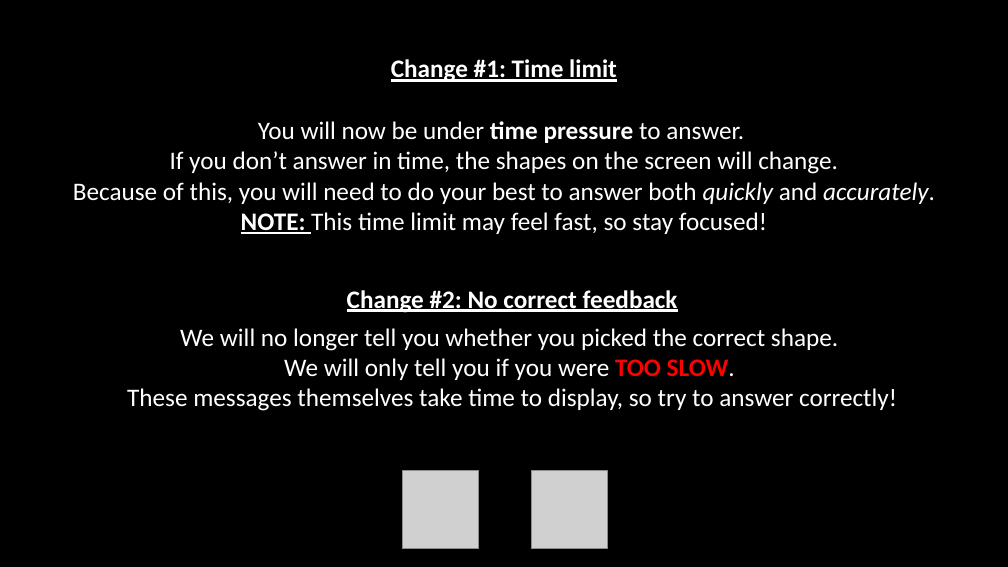
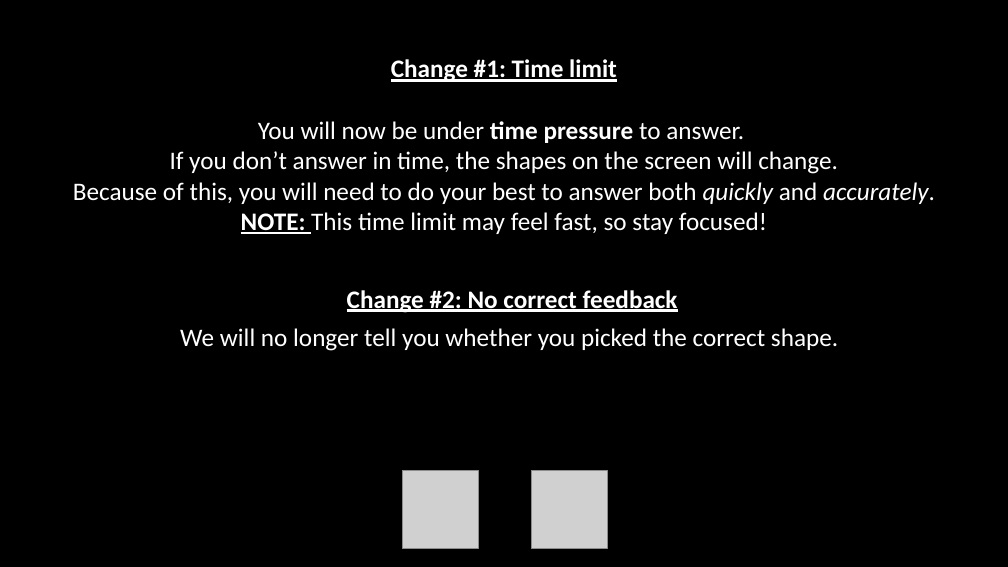
Before and after one commit to seandamiandevine/EffortProgress2, a slide deck: slide 9 of task/instructions/instructions.pptx. Drawn at 1008x567 pixels with LibreOffice and Linux fonts; fonts in the diff are those of the drawing; grey boxes stand for pictures. Boxes give left, top, right and bottom in pixels: in the first picture for what was removed or moved away, otherwise in the second. Text is boxed around its words. In the diff, an @@ line names an element or a change of style, - is before the commit and + after.

```diff
--- a/task/instructions/instructions.pptx
+++ b/task/instructions/instructions.pptx
@@ text at (127,358,897,411): paragraphs removed @@
-We will only tell you if you were TOO SLOW.
-These messages themselves take time to display, so try to answer correctly!
```
Also in this commit, not shown: 3 other slides changed, 13 other files.
